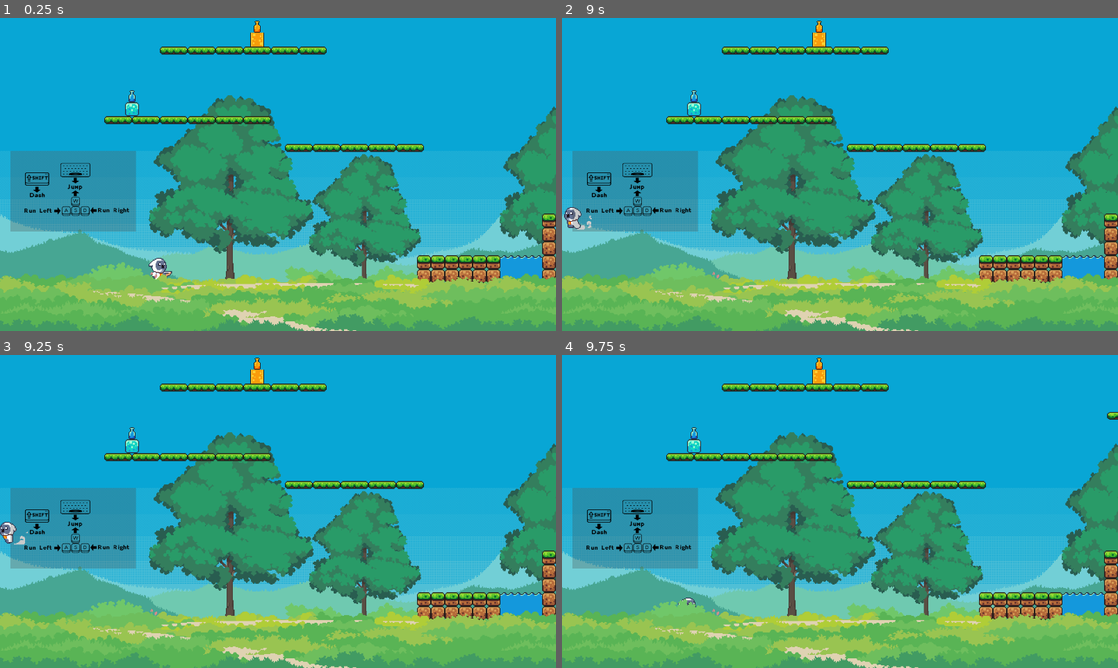
Above: before the commit, frames 1-4 (two rows, left to right).
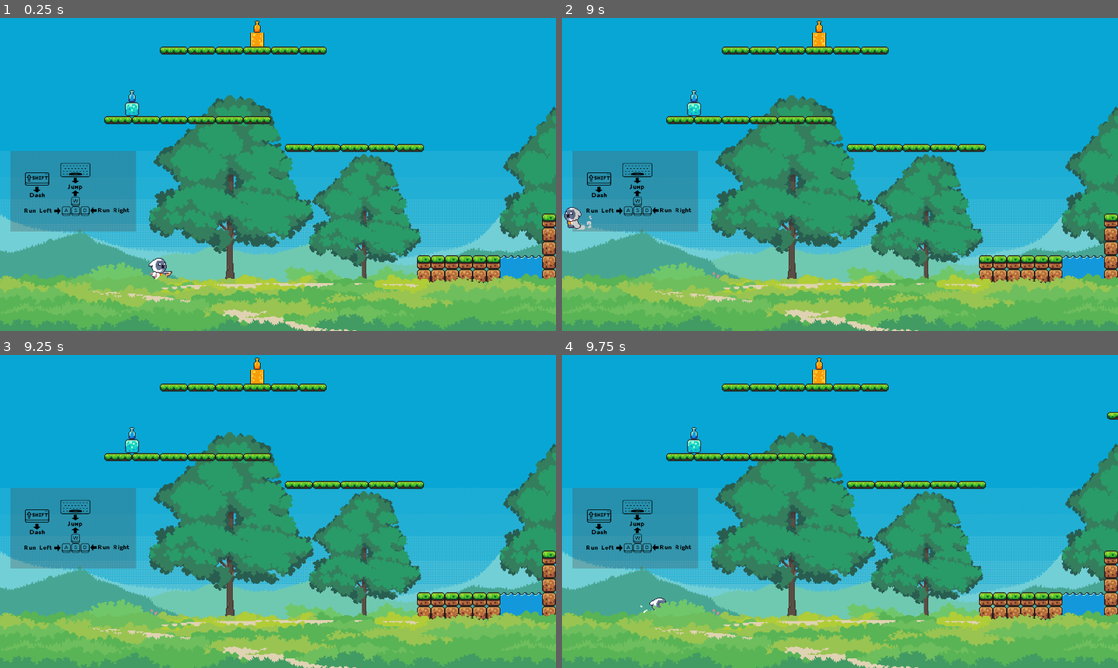
Above: after the commit, the same moments.

Repository: Anastylos/Jump-and-Run
Game: Godot game, scene res://scenes/game.tscn
Two runs of this game, one before a commit and one after it. Both use one fixed random seed, a clock stepped at 60 frames per second and the inputs below.
Inputs (mouse positions are in pixels of both pictures, inside the frame that each line leads up to):
- Up to frame 1 (0.25 s): no input
- Up to frame 2 (9 s): tap Enter at 0.5 s; move the mouse to (812, 237) at 0.52 s; hold D (right) 0.53-2.03 s; tap Shift (dash) every 2.25 s from 0.6 to 7.35 s; tap Space (springen) at 0.77, 1.52, 3.02, 3.77, 4.52, 6.02, 6.77, 7.52, 8.75 s; move the mouse to (1006, 221) at 1.27 s; click (1006, 221) at 1.35 s; move the mouse to (673, 127) at 2.02 s; hold Right mouse button (slowmow) 2.03-2.78 s; hold A (left) 2.03-4.28 s; move the mouse to (867, 174) at 2.77 s; move the mouse to (756, 96) at 3.52 s; click (756, 96) at 3.6 s; move the mouse to (962, 158) at 4.27 s; hold D (right) 4.28-8.03 s; right-click (962, 158) at 4.35 s; move the mouse to (728, 190) at 5.02 s; move the mouse to (895, 105) at 5.77 s; click (895, 105) at 5.85 s; move the mouse to (812, 237) at 6.52 s; hold Right mouse button (slowmow) 6.53-7.28 s; move the mouse to (1006, 221) at 7.27 s; move the mouse to (673, 127) at 8.02 s; hold A (left) from 8.03 s (still down); click (673, 127) at 8.1 s; move the mouse to (867, 174) at 8.77 s; right-click (867, 174) at 8.85 s
- Up to frame 3 (9.25 s): keep holding A (left); tap Space (springen) at 9.02 s
- Up to frame 4 (9.75 s): move the mouse to (756, 433) at 9.52 s; release A (left) at 9.53 s; hold D (right) from 9.53 s (still down); tap Shift (dash) at 9.6 s

Frames 1-2 are identical in both runs. In frame 3, 0.2% of the frame differs, in the area x 0-5%, y 53-61%; in frame 4, 0.1%.

Commit message:
fixed left border bug
arrows now leave the border on the left side

Diff:
--- a/Godot Game/scenes/game.tscn
+++ b/Godot Game/scenes/game.tscn
@@ -225,6 +225,7 @@
 sources/1 = SubResource("TileSetAtlasSource_mh5j3")
 
 [sub_resource type="WorldBoundaryShape2D" id="WorldBoundaryShape2D_ug8fe"]
+distance = 10.0
 
 [sub_resource type="Animation" id="Animation_usshu"]
 resource_name = "Platform"
@@ -517,7 +518,7 @@
 position = Vector2(-20, 147)
 
 [node name="CollisionShape2D" type="CollisionShape2D" parent="FloorBordre"]
-position = Vector2(2, 11)
+position = Vector2(6, 21)
 shape = SubResource("WorldBoundaryShape2D_ug8fe")
 
 [node name="RigthBorder" type="StaticBody2D" parent="."]
@@ -528,7 +529,7 @@
 shape = SubResource("WorldBoundaryShape2D_ug8fe")
 
 [node name="leftBorder" type="StaticBody2D" parent="."]
-position = Vector2(-283, 136)
+position = Vector2(-326, 136)
 rotation = 1.5708
 
 [node name="CollisionShape2D" type="CollisionShape2D" parent="leftBorder"]
Not shown, added: Godot Game/scenes/arr72CC.tmp
Not shown, added: Godot Game/scenes/arrB450.tmp
Not shown, added: Godot Game/scenes/gam1C85.tmp
Not shown, added: Godot Game/scenes/gam207.tmp
Not shown, added: Godot Game/scenes/gamB41F.tmp
